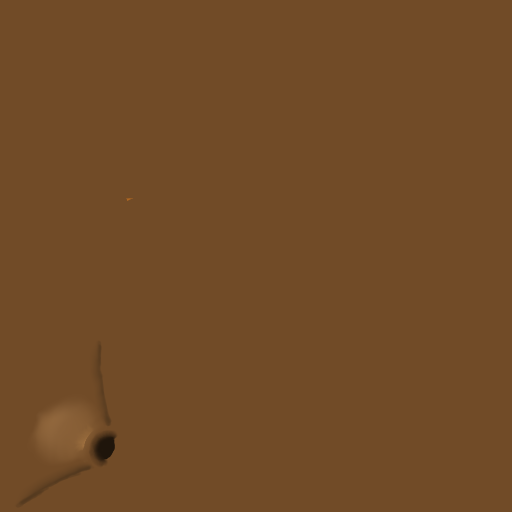
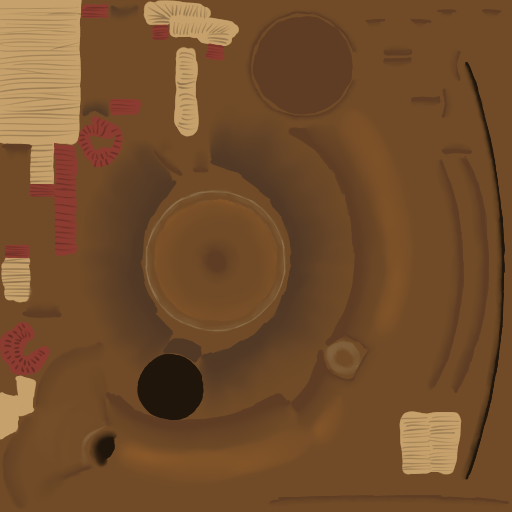
Before/after of a 512x512 layered artwork. What changed in the layer stack:
painted on "Capa de pintura 3" over bbox(0, 64, 448, 509)
painted on "Capa de pintura 2" over bbox(0, 0, 509, 509)
painted on "Capa de pintura 1" over bbox(0, 0, 509, 509)